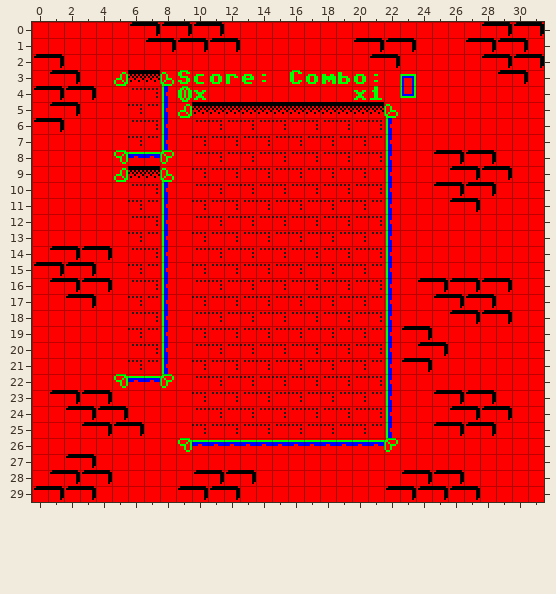
Two versions of a level (Tiled map, gfx/board.tmx). That is the earlier state.
Cells are 8x8 px. Shown: x 0..31, y 0..29. Tiles whose own drawing changed are shown in their newer look in all pictures.
The result:
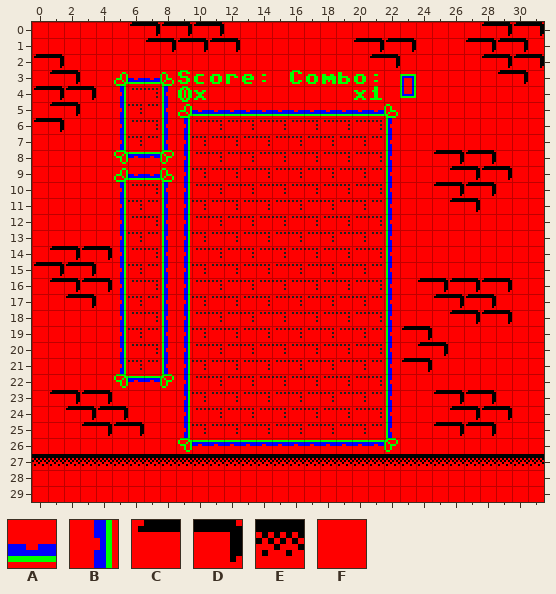
Key: from "neschar": A 13, B 14, C 25, D 26, E 27, F 28.
_ is an empty cell.
Tiles replaced or removed in this view: C, D, E, F.
The edit:
Changed rows in their new state; . is an unchanged cell.
Layer "Tile Layer 1":
first column x 0:
 3 ......AA........................
 4 .....B..........................
 5 .....B....AAAAAAAAAAAA..........
 6 .....B...B......................
 7 .....B...B......................
 8 .........B......................
 9 ......AA.B......................
10 .....B...B......................
11 .....B...B......................
12 .....B...B......................
13 .....B...B......................
14 .....B...B......................
15 .....B...B......................
16 .....B...B......................
17 .....B...B......................
18 .....B...B......................
19 .....B...B......................
20 .....B...B......................
21 .....B...B......................
22 .........B......................
23 .........B......................
24 .........B......................
25 .........B......................
27 EEEEEEEEEEEEEEEEEEEEEEEEEEEEEEEE
28 .FFFF.....FFFF.........FFFF.....
29 FFFF.....FFFF.........FFFFFF....
Pixel boxes of the changes (left, top, right, bottom) in both pictures:
changed: (120, 70, 160, 150)
changed: (184, 102, 384, 438)
changed: (120, 166, 160, 374)
changed: (32, 454, 544, 500)
